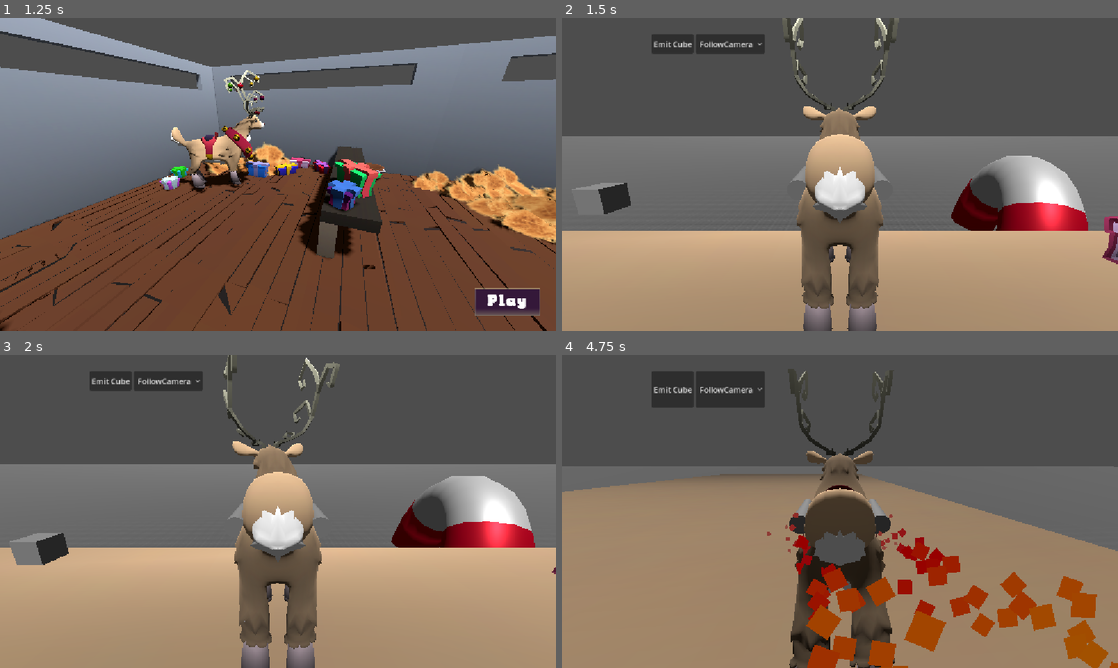
Above: before the commit, frames 1-4 (two rows, left to right).
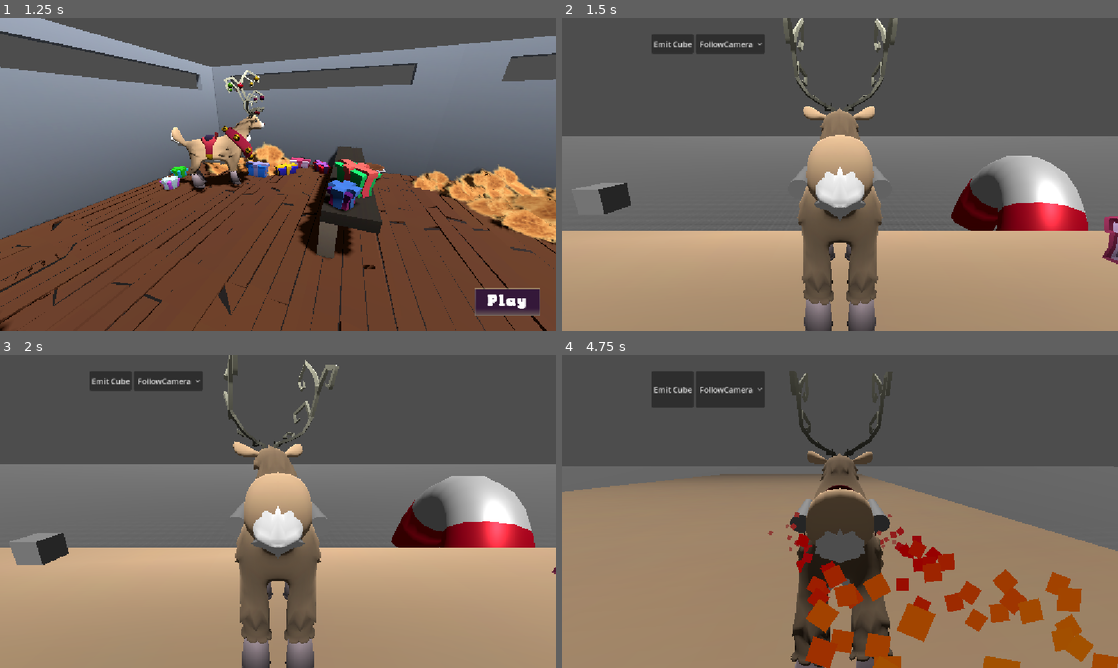
Above: after the commit, the same moments.

Repository: sjgillGit/gwj88
Game: Godot game, scene res://Main/RootNode.tscn
The game is run twice, just before and just after one commit, with the same random seed, the same clock (stepped at 60 frames per second) and the same inputs.
Inputs (mouse positions are in pixels of both pictures, inside the frame that each line leads up to):
- Up to frame 1 (1.25 s): click "PLAY" at 0.5 s
- Up to frame 2 (1.5 s): click "Play" at 1.25 s
- Up to frame 3 (2 s): no input
- Up to frame 4 (4.75 s): move the mouse to (962, 495) at 2.02 s; hold D (move_right) 2.03-2.78 s; move the mouse to (728, 527) at 2.77 s; hold S (move_down) 2.78-3.53 s; move the mouse to (895, 442) at 3.52 s; hold D (move_right) 3.53-4.28 s; move the mouse to (812, 574) at 4.27 s; hold Space (move_forward) from 4.28 s (still down)

Frame 1 is identical in both runs. In frame 2, 1.3% of the frame differs, in the area x 39-61%, y 0-100%; in frame 3, 1.2%; in frame 4, 6.1%, in the area x 36-100%, y 5-100%.

Commit message:
Extract reindeer_with_upgrades.gd

Diff:
--- /dev/null
+++ b/Assets/reindeer_with_upgrades.gd
@@ -0,0 +1,6 @@
+extends Node3D
+
+func set_run_speed(value: float):
+	var at := %AnimationTree
+	at.set("parameters/running/blend_amount", absf(value))
+	at.set("parameters/run_timescale/scale", value * 3)
--- /dev/null
+++ b/Assets/reindeer_with_upgrades.tscn
@@ -0,0 +1,127 @@
+[gd_scene load_steps=10 format=3 uid="uid://i8r2m0h57x57"]
+
+[ext_resource type="PackedScene" uid="uid://cfqy04vblriqj" path="res://Assets/Reindeer.glb" id="1_34b0x"]
+[ext_resource type="Script" uid="uid://cocohxcqvp1m4" path="res://Assets/reindeer_with_upgrades.gd" id="2_7wal2"]
+[ext_resource type="Script" uid="uid://ckmgjgvldw4r4" path="res://Scripts/upgrade.gd" id="2_16e41"]
+[ext_resource type="PackedScene" uid="uid://bjqetj7ue2x0s" path="res://Scenes/upgrades/rockets_1.tscn" id="3_7wal2"]
+
+[sub_resource type="AnimationNodeAnimation" id="AnimationNodeAnimation_g2hql"]
+animation = &"Idle"
+
+[sub_resource type="AnimationNodeAnimation" id="AnimationNodeAnimation_6trtm"]
+animation = &"Running"
+
+[sub_resource type="AnimationNodeTimeScale" id="AnimationNodeTimeScale_0j4hg"]
+
+[sub_resource type="AnimationNodeBlend2" id="AnimationNodeBlend2_eftuo"]
+
+[sub_resource type="AnimationNodeBlendTree" id="AnimationNodeBlendTree_0xbmk"]
+graph_offset = Vector2(-51.530273, -43.367096)
+nodes/output/position = Vector2(720, 120)
+nodes/running/node = SubResource("AnimationNodeBlend2_eftuo")
+nodes/running/position = Vector2(460, 80)
+nodes/Idle/node = SubResource("AnimationNodeAnimation_g2hql")
+nodes/Idle/position = Vector2(220, 20)
+nodes/Running/node = SubResource("AnimationNodeAnimation_6trtm")
+nodes/Running/position = Vector2(60, 240)
+nodes/run_timescale/node = SubResource("AnimationNodeTimeScale_0j4hg")
+nodes/run_timescale/position = Vector2(220, 200)
+node_connections = [&"output", 0, &"running", &"running", 0, &"Idle", &"running", 1, &"run_timescale", &"run_timescale", 0, &"Running"]
+
+[node name="Reindeer" instance=ExtResource("1_34b0x")]
+transform = Transform3D(-1, 0, 8.742278e-08, 0, 1, 0, -8.742278e-08, 0, -1, 0, 0, 0)
+script = ExtResource("2_7wal2")
+
+[node name="Skeleton3D" parent="metarig" index="0"]
+bones/1/rotation = Quaternion(-0.8351274, -2.2055536e-07, -1.9370069e-07, 0.5500565)
+bones/7/rotation = Quaternion(-0.40708232, -0.017657515, -0.0461936, 0.9120518)
+bones/8/rotation = Quaternion(-0.08152698, 0.0057096905, -0.006462828, 0.9966338)
+bones/9/rotation = Quaternion(0.5517103, 0.19178337, -0.25305322, 0.77123207)
+bones/12/position = Vector3(0.07800421, 0.23866656, -0.055951495)
+bones/13/rotation = Quaternion(0.5255325, -0.010455515, 0.17391413, 0.8327426)
+bones/14/rotation = Quaternion(-0.25994134, -0.011224347, 0.032679945, 0.96500605)
+bones/15/rotation = Quaternion(-0.050601788, 0.023735482, -0.022545999, 0.99818224)
+bones/16/rotation = Quaternion(0.0058018975, 0.80098295, -0.5986583, -0.000957104)
+bones/17/position = Vector3(-0.078003876, 0.23866647, -0.05595185)
+bones/18/rotation = Quaternion(0.5255324, 0.010455487, -0.17391409, 0.83274263)
+bones/19/rotation = Quaternion(-0.25994137, 0.011224354, -0.03267992, 0.96500605)
+bones/20/rotation = Quaternion(-0.050601758, -0.023735473, 0.022545993, 0.99818224)
+bones/24/position = Vector3(-2.3583328e-07, 0.41590542, 0.13402234)
+bones/24/rotation = Quaternion(-0.3607421, -0.007960531, -0.028468529, 0.93219715)
+bones/25/rotation = Quaternion(0.37291193, 0.7521166, -0.3567491, -0.4098626)
+bones/27/position = Vector3(0.16346815, -0.03371161, 0.03501077)
+bones/27/rotation = Quaternion(0.65134746, -7.488158e-07, 4.9116943e-07, 0.7587796)
+bones/28/rotation = Quaternion(0.39967668, -0.015560939, 0.020674868, 0.91629094)
+bones/29/rotation = Quaternion(-0.3217355, 0.016364576, -0.017652616, 0.94652367)
+bones/30/rotation = Quaternion(0.0046216846, 0.8264025, -0.5630579, -0.0018459383)
+bones/31/rotation = Quaternion(0.65134746, -5.6790856e-07, 6.464628e-07, 0.7587796)
+bones/32/rotation = Quaternion(0.39967674, 0.015560917, -0.020674856, 0.9162909)
+bones/33/rotation = Quaternion(-0.3217355, -0.016364563, 0.017652627, 0.94652367)
+bones/34/rotation = Quaternion(-0.004621711, 0.8264025, -0.5630579, 0.0018459387)
+bones/36/position = Vector3(1.6554363e-07, 0.24841967, -0.0939595)
+bones/36/rotation = Quaternion(0.095210895, -1.029826e-06, 1.06118705e-07, 0.9954571)
+
+[node name="U AntlersBIG UPGRADE" parent="metarig/Skeleton3D" index="5"]
+script = ExtResource("2_16e41")
+upgrade_name = "Big Antlers"
+id = "antlers2"
+requires = "antlers1"
+enabled = true
+category = 2
+
+[node name="U AntlersSMALL" parent="metarig/Skeleton3D" index="6"]
+visible = false
+script = ExtResource("2_16e41")
+upgrade_name = "Antlers"
+id = "antlers1"
+category = 2
+
+[node name="U Collar UPGRADE" parent="metarig/Skeleton3D" index="7"]
+visible = false
+script = ExtResource("2_16e41")
+upgrade_name = "Collar"
+id = "collar"
+category = 1
+
+[node name="U Ornaments UPGRADE" parent="metarig/Skeleton3D" index="8"]
+visible = false
+script = ExtResource("2_16e41")
+upgrade_name = "Ornaments"
+id = "ornaments"
+requires = "antler2"
+
+[node name="U Sadle UPGRADE" parent="metarig/Skeleton3D" index="9"]
+transform = Transform3D(0.99999994, 0, 0, 0, 0.99999994, 0, 0, 0, 0.99999994, 0, 0, 0)
+script = ExtResource("2_16e41")
+upgrade_name = "Saddle"
+id = "saddle"
+enabled = true
+
+[node name="BoneAttachment3D" type="BoneAttachment3D" parent="metarig/Skeleton3D" index="10"]
+transform = Transform3D(0.9999998, -6.426603e-08, -3.007807e-07, -3.0435172e-07, -0.06519676, -0.9978879, 4.4522025e-08, 0.99787277, -0.065193005, 7.1107564e-12, 1.1856517, -0.2359753)
+bone_name = "spine.015"
+bone_idx = 36
+
+[node name="Rockets1" parent="metarig/Skeleton3D/BoneAttachment3D" index="0" instance=ExtResource("3_7wal2")]
+transform = Transform3D(1.0000004, -7.327062e-07, -1.929351e-09, -1.9017158e-07, -0.26208833, 0.9650445, -7.0759955e-07, -0.96504456, -0.2620883, 5.633666e-08, 0.012068301, 0.18472284)
+upgrade_name = "Rocket JR 500"
+id = "rocket1"
+description = ""
+requires = "saddle"
+cost = 1000
+enabled = true
+category = 5
+thrust = 500.0
+lift = 0
+drag = 0
+mass = 1.0
+holiday_spirit = 0.0
+toughness = 0.0
+
+[node name="AnimationTree" type="AnimationTree" parent="." index="3"]
+unique_name_in_owner = true
+root_node = NodePath("%AnimationTree/..")
+tree_root = SubResource("AnimationNodeBlendTree_0xbmk")
+anim_player = NodePath("../AnimationPlayer")
+parameters/running/blend_amount = 0.0
+parameters/run_timescale/scale = 1.0
--- a/Scenes/flight_mode/deer_missile.gd
+++ b/Scenes/flight_mode/deer_missile.gd
@@ -152,9 +152,7 @@
 	if abs(forward_speed) < 0.001:
 		forward_speed = 0
 
-	var at := %AnimationTree
-	at.set("parameters/running/blend_amount", absf(forward_speed))
-	at.set("parameters/run_timescale/scale", forward_speed * 3)
+	%Reindeer.set_run_speed(forward_speed)
 	_print_stats()
 
 
--- a/Scenes/flight_mode/deer_missile.tscn
+++ b/Scenes/flight_mode/deer_missile.tscn
@@ -1,39 +1,14 @@
-[gd_scene load_steps=15 format=3 uid="uid://d1t0irvo1tq7i"]
+[gd_scene load_steps=8 format=3 uid="uid://d1t0irvo1tq7i"]
 
 [ext_resource type="PhysicsMaterial" uid="uid://lstnlgl40uhj" path="res://Scenes/flight_mode/deer_body_physmat.tres" id="1_k7jrr"]
 [ext_resource type="Script" uid="uid://c6lr6h2gib2gb" path="res://Scenes/flight_mode/deer_missile.gd" id="2_vmpjy"]
-[ext_resource type="PackedScene" uid="uid://cfqy04vblriqj" path="res://Assets/Reindeer.glb" id="3_wfu7b"]
-[ext_resource type="Script" uid="uid://ckmgjgvldw4r4" path="res://Scripts/upgrade.gd" id="4_g2hql"]
-[ext_resource type="PackedScene" uid="uid://bjqetj7ue2x0s" path="res://Scenes/upgrades/rockets_1.tscn" id="5_g2hql"]
+[ext_resource type="PackedScene" uid="uid://i8r2m0h57x57" path="res://Assets/reindeer_with_upgrades.tscn" id="3_wfu7b"]
 [ext_resource type="Script" uid="uid://c88aij3a2s167" path="res://Scenes/follow_cam.gd" id="7_62wey"]
 
 [sub_resource type="Curve" id="Curve_wqsbj"]
 _limits = [0.0, 1.0, 0.0, 1000.0]
 _data = [Vector2(0, 0), 0.0, 0.0, 0, 0, Vector2(10.685663, 1), 0.0, 0.0, 0, 0, Vector2(740.8377, 1), 0.0, 0.0, 0, 0, Vector2(1000, 0), 0.0, 0.0, 0, 0]
 point_count = 4
-
-[sub_resource type="AnimationNodeAnimation" id="AnimationNodeAnimation_g2hql"]
-animation = &"Idle"
-
-[sub_resource type="AnimationNodeAnimation" id="AnimationNodeAnimation_6trtm"]
-animation = &"Running"
-
-[sub_resource type="AnimationNodeTimeScale" id="AnimationNodeTimeScale_0j4hg"]
-
-[sub_resource type="AnimationNodeBlend2" id="AnimationNodeBlend2_eftuo"]
-
-[sub_resource type="AnimationNodeBlendTree" id="AnimationNodeBlendTree_5a4eb"]
-graph_offset = Vector2(-51.530273, -43.367096)
-nodes/output/position = Vector2(720, 120)
-nodes/running/node = SubResource("AnimationNodeBlend2_eftuo")
-nodes/running/position = Vector2(460, 80)
-nodes/Idle/node = SubResource("AnimationNodeAnimation_g2hql")
-nodes/Idle/position = Vector2(220, 20)
-nodes/Running/node = SubResource("AnimationNodeAnimation_6trtm")
-nodes/Running/position = Vector2(60, 240)
-nodes/run_timescale/node = SubResource("AnimationNodeTimeScale_0j4hg")
-nodes/run_timescale/position = Vector2(220, 200)
-node_connections = [&"output", 0, &"running", &"running", 0, &"Idle", &"running", 1, &"run_timescale", &"run_timescale", 0, &"Running"]
 
 [sub_resource type="CapsuleShape3D" id="CapsuleShape3D_e1i74"]
 radius = 0.27490234
@@ -54,109 +29,9 @@
 script = ExtResource("2_vmpjy")
 control_envelope = SubResource("Curve_wqsbj")
 
-[node name="Reindeer2" parent="." instance=ExtResource("3_wfu7b")]
-transform = Transform3D(-1, 0, -8.742278e-08, 0, 1, 0, 8.742278e-08, 0, -1, 0, -0.32360464, 0.040073633)
-
-[node name="Skeleton3D" parent="Reindeer2/metarig" index="0"]
-bones/1/rotation = Quaternion(-0.8504499, -2.3621762e-07, -1.5642765e-07, 0.5260562)
-bones/7/rotation = Quaternion(-0.30341318, -0.020015553, 0.0051926407, 0.9526347)
-bones/8/rotation = Quaternion(-0.053103592, -0.019476365, 0.013078787, 0.9983134)
-bones/9/rotation = Quaternion(0.50663435, 0.047880013, -0.043760605, 0.8597175)
-bones/12/position = Vector3(0.07800421, 0.23866656, -0.055951495)
-bones/13/rotation = Quaternion(0.15164685, -0.08267973, 0.16027063, 0.971844)
-bones/14/rotation = Quaternion(-0.239304, -0.011373571, 0.02532204, 0.97054785)
-bones/15/rotation = Quaternion(0.1561811, 0.0093012, -0.021979969, 0.98744005)
-bones/16/rotation = Quaternion(-0.0032911533, 0.8425977, -0.53849554, -0.006389158)
-bones/17/position = Vector3(-0.07800387, 0.23866647, -0.05595185)
-bones/18/rotation = Quaternion(0.26540452, 0.06677904, -0.16694595, 0.94722235)
-bones/19/rotation = Quaternion(-0.4311422, 0.010898058, -0.03609188, 0.90149593)
-bones/20/rotation = Quaternion(0.3760831, -0.012571175, 0.03269732, 0.92592347)
-bones/21/rotation = Quaternion(-0.01141782, 0.8726666, -0.488182, -0.0010151076)
-bones/24/position = Vector3(-2.3227673e-07, 0.4435206, 0.1367059)
-bones/24/rotation = Quaternion(-0.3518341, -0.0045467853, -0.00402981, 0.93604267)
-bones/27/position = Vector3(0.16346815, -0.033711605, 0.03501077)
-bones/27/rotation = Quaternion(0.78819597, -5.5020682e-05, 0.0025588067, 0.6154191)
-bones/28/rotation = Quaternion(0.48518148, -0.014431166, 0.018890511, 0.8740903)
-bones/29/rotation = Quaternion(-0.25651655, 0.019744752, -0.017562559, 0.96617854)
-bones/30/rotation = Quaternion(-0.0012271551, 0.9098178, -0.41499218, -0.003403524)
-bones/31/rotation = Quaternion(0.7706889, 0.00059126597, -0.0063357023, 0.63718)
-bones/32/rotation = Quaternion(0.44601715, 0.01766315, -0.012629737, 0.894761)
-bones/33/rotation = Quaternion(-0.527281, -0.019313084, 0.013572032, 0.8493631)
-bones/34/rotation = Quaternion(-0.005938012, 0.91721743, -0.39831752, 0.004490519)
-bones/36/position = Vector3(1.752792e-07, 0.25353417, -0.100360975)
-bones/36/rotation = Quaternion(0.07580732, -1.0224089e-06, 9.415771e-08, 0.9971225)
-
-[node name="DeerFluff" parent="Reindeer2/metarig/Skeleton3D" index="4"]
-transform = Transform3D(0.99999994, 0, 0, 0, 0.99999994, 0, 0, 0, 0.99999994, 0.00025665687, 0.0012023449, -0.0012749657)
-
-[node name="U AntlersBIG UPGRADE" parent="Reindeer2/metarig/Skeleton3D" index="5"]
-script = ExtResource("4_g2hql")
-upgrade_name = "Big Antlers"
-id = "antlers2"
-requires = "antlers1"
-enabled = true
-category = 2
-
-[node name="U AntlersSMALL" parent="Reindeer2/metarig/Skeleton3D" index="6"]
-visible = false
-script = ExtResource("4_g2hql")
-upgrade_name = "Antlers"
-id = "antlers1"
-category = 2
-
-[node name="U Collar UPGRADE" parent="Reindeer2/metarig/Skeleton3D" index="7"]
-visible = false
-script = ExtResource("4_g2hql")
-upgrade_name = "Collar"
-id = "collar"
-category = 1
-
-[node name="U Ornaments UPGRADE" parent="Reindeer2/metarig/Skeleton3D" index="8"]
-visible = false
-script = ExtResource("4_g2hql")
-upgrade_name = "Ornaments"
-id = "ornaments"
-requires = "antler2"
-
-[node name="U Sadle UPGRADE" parent="Reindeer2/metarig/Skeleton3D" index="9"]
-transform = Transform3D(0.99999994, 0, 0, 0, 0.99999994, 0, 0, 0, 0.99999994, 0, 0, 0)
-script = ExtResource("4_g2hql")
-upgrade_name = "Saddle"
-id = "saddle"
-enabled = true
-
-[node name="BoneAttachment3D" type="BoneAttachment3D" parent="Reindeer2/metarig/Skeleton3D" index="10"]
-transform = Transform3D(0.9999998, -6.7277625e-08, -2.8330123e-07, -2.8499278e-07, -0.026288949, -0.99966985, 5.980901e-08, 0.9996546, -0.026285782, -1.4965966e-09, 1.1926429, -0.23170209)
-bone_name = "spine.015"
-bone_idx = 36
-
-[node name="Rockets1" parent="Reindeer2/metarig/Skeleton3D/BoneAttachment3D" instance=ExtResource("5_g2hql")]
-transform = Transform3D(1.0000004, -7.327062e-07, -1.929351e-09, -1.9017158e-07, -0.26208833, 0.9650445, -7.0759955e-07, -0.96504456, -0.2620883, 5.633666e-08, 0.012068301, 0.18472284)
-upgrade_name = "Rocket JR 500"
-id = "rocket1"
-description = ""
-requires = "saddle"
-cost = 1000
-enabled = true
-category = 5
-thrust = 500.0
-lift = 0
-drag = 0
-mass = 1.0
-holiday_spirit = 0.0
-toughness = 0.0
-
-[node name="AnimationPlayer" parent="Reindeer2" index="2"]
-root_node = NodePath("../../Reindeer2")
-autoplay = "Idle"
-
-[node name="AnimationTree" type="AnimationTree" parent="Reindeer2"]
+[node name="Reindeer" parent="." instance=ExtResource("3_wfu7b")]
 unique_name_in_owner = true
-root_node = NodePath("%AnimationTree/..")
-tree_root = SubResource("AnimationNodeBlendTree_5a4eb")
-anim_player = NodePath("../AnimationPlayer")
-parameters/running/blend_amount = 0.5
-parameters/run_timescale/scale = 0.5
+transform = Transform3D(-1, 0, 8.742278e-08, 0, 1, 0, -8.742278e-08, 0, -1, 0, -0.32696578, 0.08027392)
 
 [node name="CollisionShape3D" type="CollisionShape3D" parent="."]
 transform = Transform3D(1, 0, 0, 0, 0.080442436, -0.99675924, 0, 0.99675924, 0.080442436, 0, 0.47332117, 0.0827937)
@@ -194,5 +69,3 @@
 autostart = true
 
 [connection signal="timeout" from="FlightStateTimer" to="." method="_on_flight_state_timer_timeout"]
-
-[editable path="Reindeer2"]
--- a/Scenes/upgrades/rockets_1.gd
+++ b/Scenes/upgrades/rockets_1.gd
@@ -6,7 +6,10 @@
 var _thrusting := false
 
 func _physics_process(delta: float) -> void:
-	var dm := owner as DeerMissile
-	_thrusting = dm.is_thrusting()
-	for c in get_children():
-		c.set_thrusting(_thrusting)
+	var dm := owner
+	while dm && dm is not DeerMissile:
+		dm = dm.owner
+	if dm:
+		_thrusting = dm.is_thrusting()
+		for c in get_children():
+			c.set_thrusting(_thrusting)
Not shown, added: Assets/reindeer_with_upgrades.gd.uid
